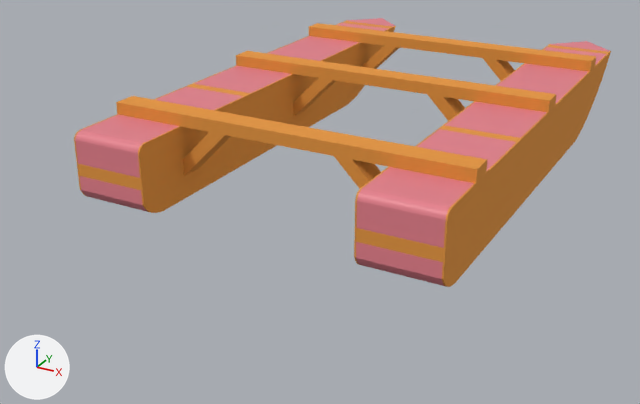
The Blender file MudskipperV1.blend: old version first, new version second.
Camera for both pictures: a camera (50 mm lens) standing at (2.38, -3.59, 1.27) and looking at (0.64, -0.43, -0.31). Lighting does not change. The marker at lower left points along +X, +Y and +Z.

The first picture shows '1/4" 1x8\' plywood board.006', '1/4" 1x8\' plywood board.008', '2" 1x8\' foam board.004', '2" 1x8\' foam board.005', '2" 1x8\' foam board.018', '2" 1x8\' foam board.019', '2" 1x8\' foam board.020', '2" 1x8\' foam board.021', '2" 1x8\' foam board.022', '5\' 2x4" timber.003', '5\' 2x4" timber.004', '5\' 2x4" timber.005'.
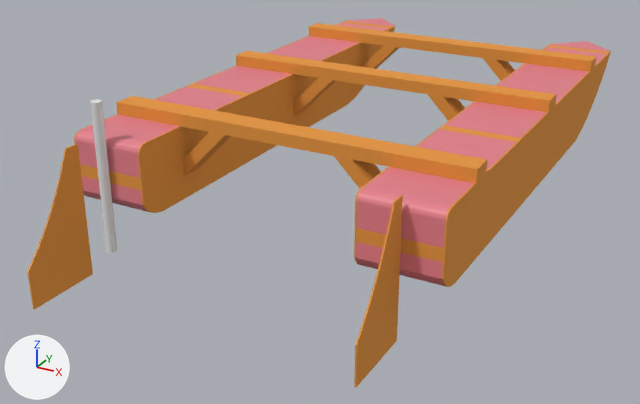
Location of each change, (x1, y1, x2, y2) in pixels of the pictures (640 x 404 px):
'Left Rudder.002', added
    after: (27, 143, 93, 310)
'Right Rudder.002', added
    after: (354, 195, 403, 388)
'Female hinge', added
    after: (90, 99, 117, 253)

Edits to the bpy script that builds the scene:
```text
Add me_cylinder:
    me_cylinder.from_pydata(...)  # 64 vertices, 34 faces; spans x -0.021..0.021, y -0.021..0.021, z -0.305..0.305
Add me_plane_254:
    me_plane_254.from_pydata(...)  # 64 vertices, 33 faces; spans x -0.184..0.121, y -0.33..0.202, z -0.003..0.003
    me_plane_254.materials.append(mat_wood)  # orange #e79844
Add me_plane_253:
    me_plane_253.from_pydata(...)  # 64 vertices, 33 faces; spans x -0.184..0.121, y -0.33..0.202, z -0.003..0.003
    me_plane_253.materials.append(mat_wood)  # orange #e79844
Add ob_female_hinge:
    ob_female_hinge = bpy.data.objects.new('Female hinge', me_cylinder)
    ob_female_hinge.location = (0.152, -1.24, 0.0)
Add ob_right_rudder_002:
    ob_right_rudder_002 = bpy.data.objects.new('Right Rudder.002', me_plane_254)
    ob_right_rudder_002.location = (1.372, -1.346, -0.152)
    ob_right_rudder_002.rotation_euler = (-1.571, 0.0, 1.571)  # degrees (-90, 0, 90)
Add ob_left_rudder_002:
    ob_left_rudder_002 = bpy.data.objects.new('Left Rudder.002', me_plane_253)
    ob_left_rudder_002.location = (0.152, -1.479, -0.152)
    ob_left_rudder_002.rotation_euler = (-1.571, 0.0, 1.571)  # degrees (-90, 0, 90)
```
